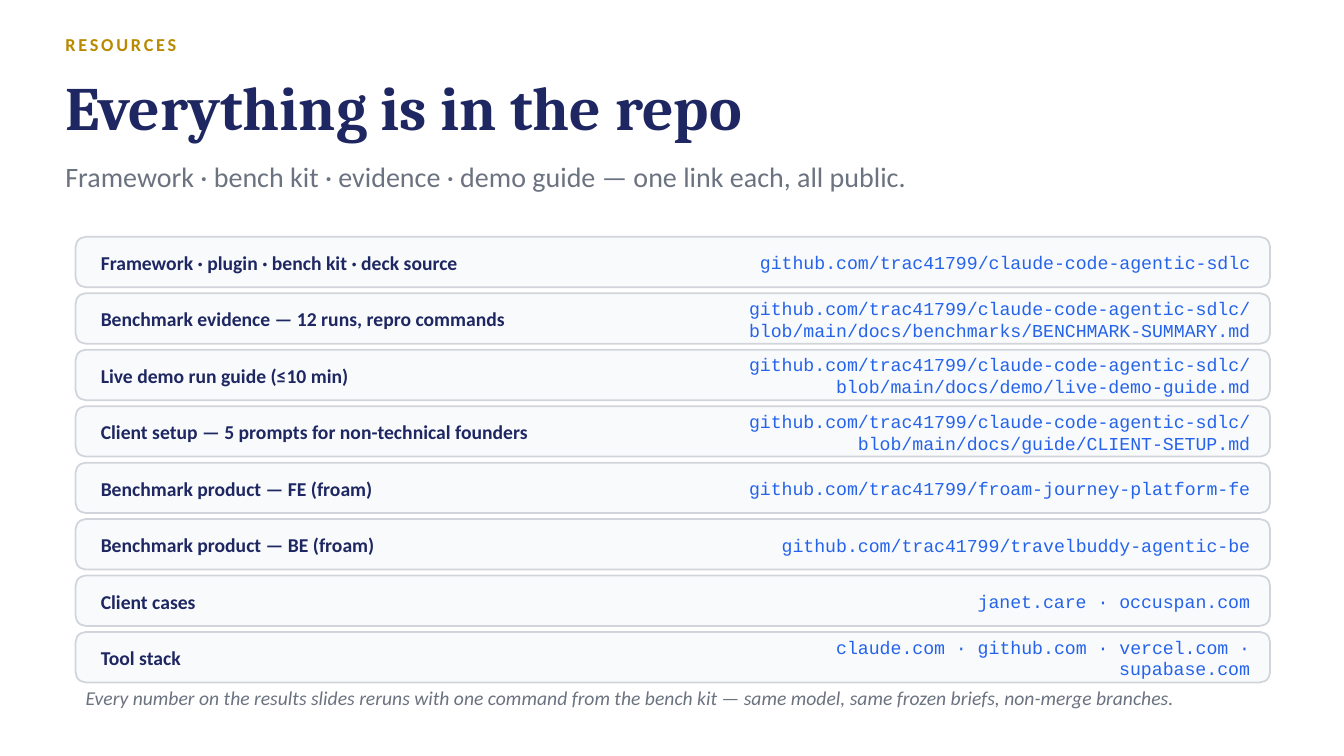
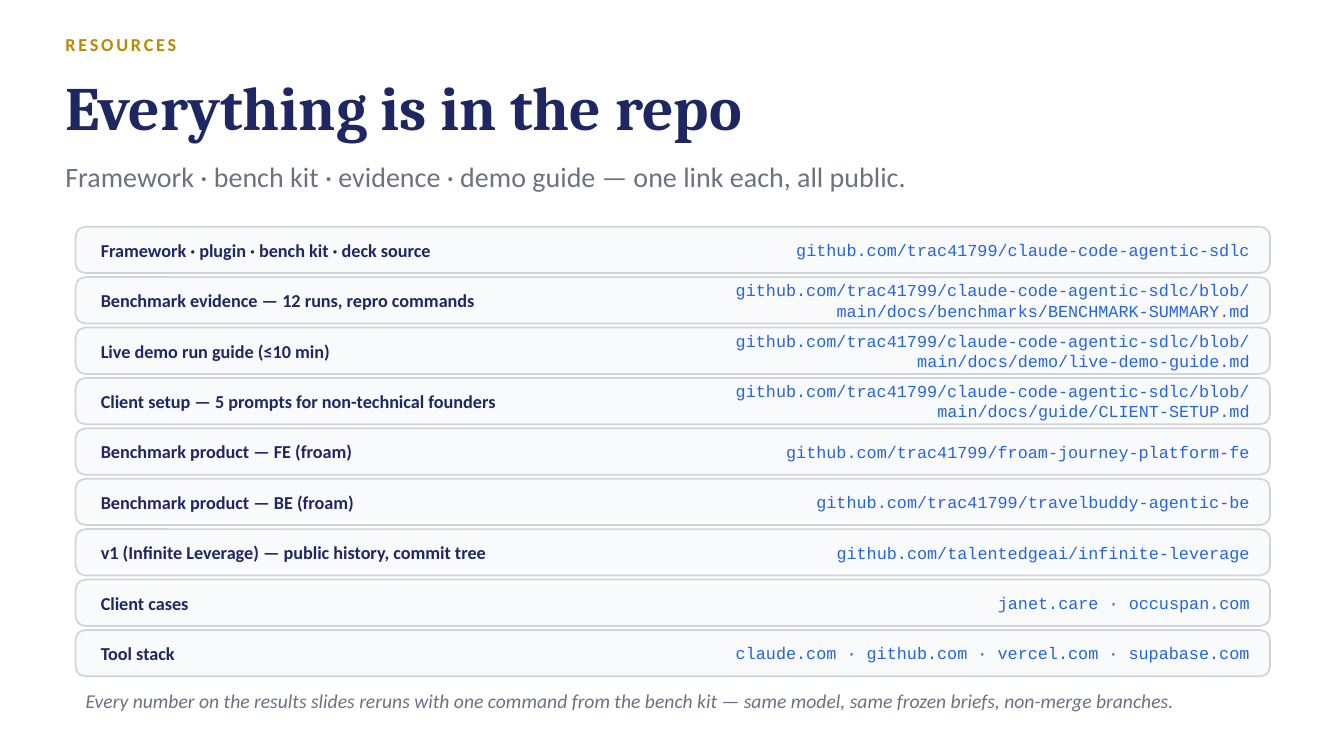
Before and after one commit to trac41799/claude-code-agentic-sdlc, a slide deck: slide 14 of docs/slides/Agentic-SDLC-Tech-Audience.pptx. Drawn at 1344x756 pixels with LibreOffice and Linux fonts; fonts in the diff are those of the drawing. Boxes give left, top, right and bottom in pixels: in the first picture for what was removed or moved away, otherwise in the second. Text is boxed around its words. In the diff, an @@ line names an element or a change of style, - is before the commit and + after.

Commit message:
deck: framework history — v1 origin slide (8 agents, 10 overnight cron routines, silent hooks, from talentedgeai/infinite-leverage commit tree) + v1-vs-v2 trade-off comparison slide; devops lane notice (demo guide + evidence slide); links slide gains v1 repo

```diff
--- a/docs/slides/Agentic-SDLC-Tech-Audience.pptx
+++ b/docs/slides/Agentic-SDLC-Tech-Audience.pptx
@@ rounded rectangle: place and size @@
-rounded rectangle at [76, 237, 1270, 287]
+rounded rectangle at [76, 227, 1270, 273]
@@ text "Framework · plugin · bench ...": place and size @@
-text "Framework · plugin · bench ..." at [101, 256, 458, 274]
+text "Framework · plugin · bench ..." at [101, 244, 431, 260]
@@ text "github.com/trac41799/claude-code-agentic-sdlc": place and size @@
-text "github.com/trac41799/claude-code-agentic-sdlc" at [760, 257, 1250, 273]
+text "github.com/trac41799/claude-code-agentic-sdlc" at [796, 244, 1249, 260]
@@ rounded rectangle: place and size @@
-rounded rectangle at [76, 293, 1270, 344]
+rounded rectangle at [76, 277, 1270, 324]
@@ text "Benchmark evidence — 12 runs, ...": place and size @@
-text "Benchmark evidence — 12 runs, ..." at [101, 312, 505, 329]
+text "Benchmark evidence — 12 runs, ..." at [101, 294, 474, 310]
@@ text "github.com/trac41799/claude-code-agentic-sdlc/blob/main/docs ...": place and size @@
-text "github.com/trac41799/claude-code-agentic-sdlc/blob/main/docs ..." at [749, 302, 1250, 338]
+text "github.com/trac41799/claude-code-agentic-sdlc/blob/main/docs ..." at [736, 284, 1250, 318]
@@ rounded rectangle: place and size @@
-rounded rectangle at [76, 350, 1270, 400]
+rounded rectangle at [76, 328, 1270, 374]
@@ text "Live demo run guide (≤10 ...": place and size @@
-text "Live demo run guide (≤10 ..." at [101, 368, 348, 387]
+text "Live demo run guide (≤10 ..." at [101, 344, 330, 361]
@@ text "github.com/trac41799/claude-code-agentic-sdlc/blob/main/docs ...": place and size @@
-text "github.com/trac41799/claude-code-agentic-sdlc/blob/main/docs ..." at [749, 359, 1250, 397]
+text "github.com/trac41799/claude-code-agentic-sdlc/blob/main/docs ..." at [736, 335, 1250, 371]
@@ rounded rectangle: place and size @@
-rounded rectangle at [76, 406, 1270, 457]
+rounded rectangle at [76, 378, 1270, 424]
@@ text "Client setup — 5 prompts ...": place and size @@
-text "Client setup — 5 prompts ..." at [101, 425, 528, 442]
+text "Client setup — 5 prompts ..." at [101, 395, 495, 411]
@@ text "github.com/trac41799/claude-code-agentic-sdlc/blob/main/docs ...": place and size @@
-text "github.com/trac41799/claude-code-agentic-sdlc/blob/main/docs ..." at [749, 415, 1250, 454]
+text "github.com/trac41799/claude-code-agentic-sdlc/blob/main/docs ..." at [736, 385, 1250, 421]
@@ rounded rectangle: place and size @@
-rounded rectangle at [76, 463, 1270, 513]
+rounded rectangle at [76, 429, 1270, 475]
@@ text "Benchmark product — FE (froam)": place and size @@
-text "Benchmark product — FE (froam)" at [101, 481, 372, 499]
+text "Benchmark product — FE (froam)" at [101, 444, 352, 461]
@@ text "github.com/trac41799/froam-journey-platform-fe": place and size @@
-text "github.com/trac41799/froam-journey-platform-fe" at [749, 483, 1250, 499]
+text "github.com/trac41799/froam-journey-platform-fe" at [786, 446, 1249, 462]
@@ rounded rectangle: place and size @@
-rounded rectangle at [76, 519, 1270, 570]
+rounded rectangle at [76, 479, 1270, 525]
@@ text "Benchmark product — BE (froam)": place and size @@
-text "Benchmark product — BE (froam)" at [101, 537, 374, 555]
+text "Benchmark product — BE (froam)" at [101, 495, 354, 512]
@@ text "github.com/trac41799/travelbuddy-agentic-be": place and size @@
-text "github.com/trac41799/travelbuddy-agentic-be" at [782, 539, 1250, 556]
+text "github.com/trac41799/travelbuddy-agentic-be" at [816, 496, 1249, 512]
@@ rounded rectangle: place and size @@
-rounded rectangle at [76, 576, 1270, 626]
+rounded rectangle at [76, 529, 1270, 576]
@@ text added at [101, 545, 486, 562], 13 pt, text #1E2761, bold @@
+v1 (Infinite Leverage) — public history, commit tree
@@ text added at [837, 547, 1250, 563], 12 pt, text #2563EB @@
+github.com/talentedgeai/infinite-leverage
@@ proportions changed in 8 elements at [76, 227, 1270, 273], [76, 277, 1270, 324], [76, 328, 1270, 374], [76, 378, 1270, 424], [76, 429, 1270, 475], [76, 479, 1270, 525], [76, 529, 1270, 576], [76, 580, 1270, 626] @@
@@ rounded rectangle: place and size @@
-rounded rectangle at [76, 632, 1270, 683]
+rounded rectangle at [76, 580, 1270, 626]
@@ rounded rectangle added at [76, 630, 1270, 677], fill #F8FAFC, outline #D1D5DB 1.25 pt @@
@@ size 14 to 13 pt in 8 elements at [101, 244, 431, 260], [101, 294, 474, 310], [101, 344, 330, 361], [101, 395, 495, 411], [101, 444, 352, 461], [101, 495, 354, 512], [101, 597, 188, 610], [101, 647, 174, 660] @@
@@ size 13 to 12 pt in 8 elements at [796, 244, 1249, 260], [736, 284, 1250, 318], [736, 335, 1250, 371], [736, 385, 1250, 421], [786, 446, 1249, 462], [816, 496, 1249, 512], [998, 597, 1250, 613], [736, 647, 1250, 663] @@
```
Also in this commit, not shown: 1 other slide changed, 2 slides added, 2 other files.
